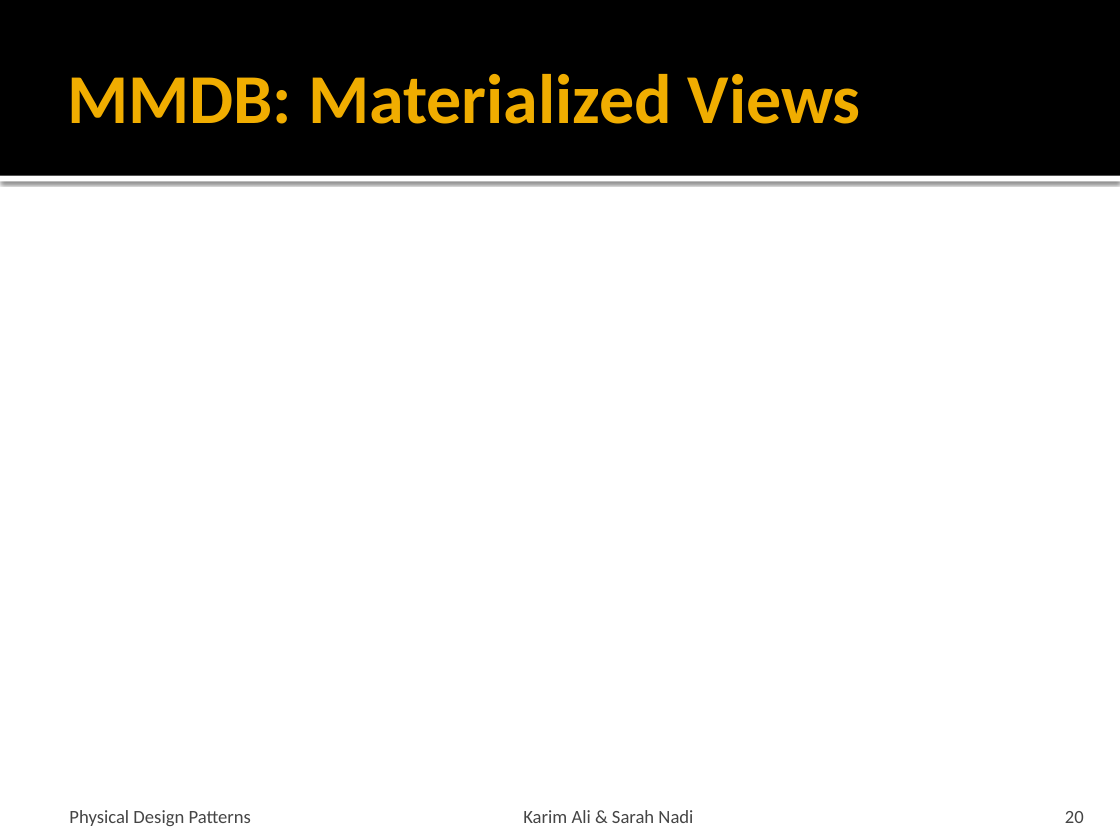
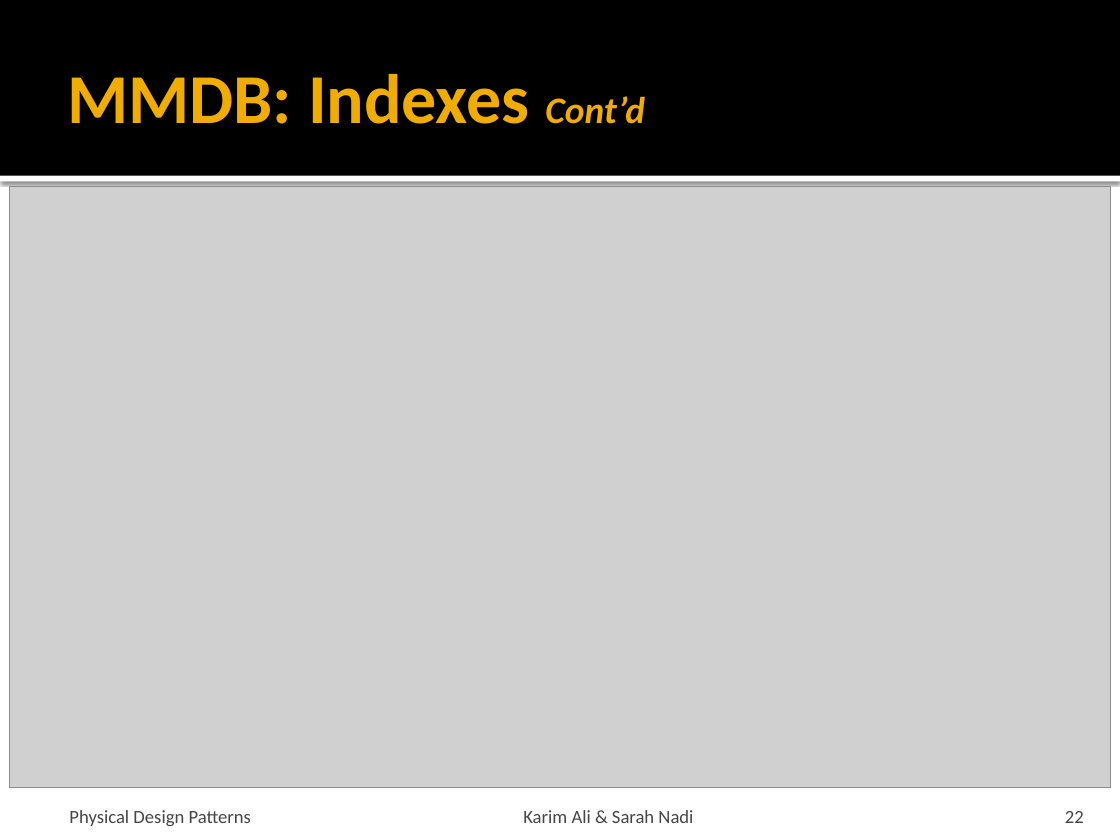
Before and after one commit to snadi/cs848-db, a slide deck: slide 22 of cs848-db/PhysDesignPres.pptx (slide 20 before the commit). Drawn at 1120x840 pixels with LibreOffice and Linux fonts; fonts in the diff are those of the drawing; grey boxes stand for pictures. Boxes give left, top, right and bottom in pixels: in the first picture for what was removed or moved away, otherwise in the second. Text is boxed around its words. In the diff, an @@ line names an element or a change of style, - is before the commit and + after.

```diff
--- a/cs848-db/PhysDesignPres.pptx
+++ b/cs848-db/PhysDesignPres.pptx
@@ title at box(67, 74, 644, 124): text changed @@
-MMDB: Materialized Views
+MMDB: Indexes Cont’d
@@ picture added at box(9, 187, 1110, 787) @@
@@ page number at box(1065, 811, 1084, 823): text changed @@
-20
+22
```
Also in this commit, not shown: 4 other slides changed, 3 slides added.
